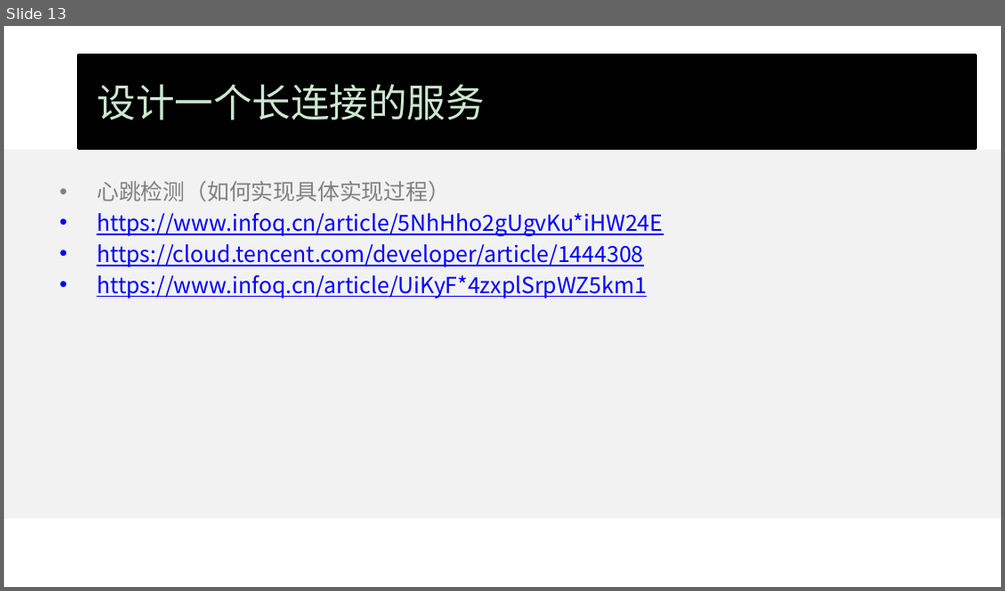
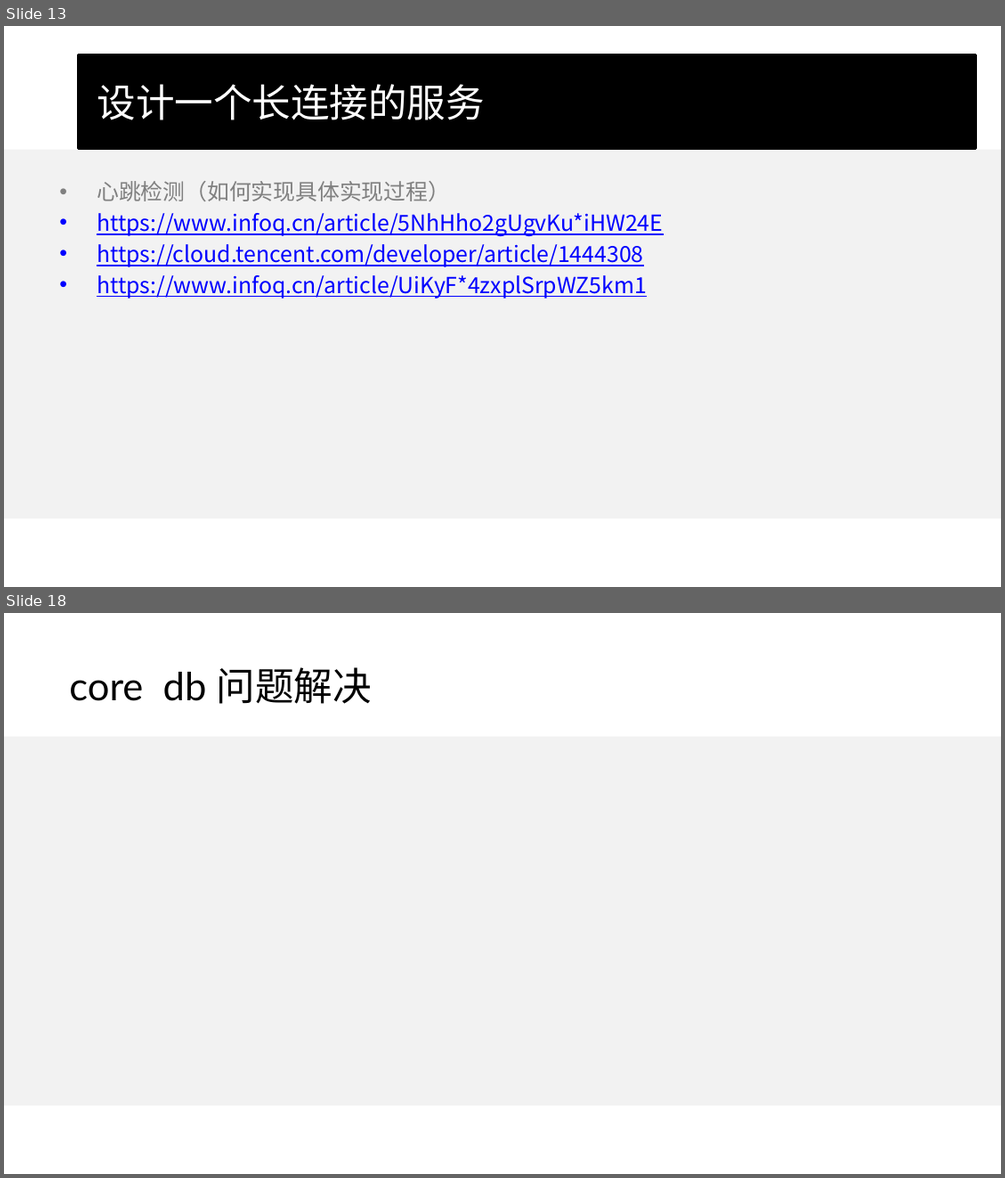
Before and after one commit to wangcy6/weekly, a slide deck: ppt/实战项目.pptx. Shown one above the other, each under a label of ours: slide 13 before the commit, slides 13 and 18 after it; the slides between them are not shown. The pictures are 1005x591 and 1005x1178 pixels, drawn with LibreOffice and Linux fonts; fonts in the diff are those of the drawing; background and template pictures are left out. Boxes give left, top, right and bottom in pixels: in the first picture for what was removed or moved away, otherwise in the second. Text is boxed around its words. In the diff, an @@ line names an element or a change of style, - is before the commit and + after.

```diff
--- a/ppt/实战项目.pptx
+++ b/ppt/实战项目.pptx
@@ slide 18 added at (x1=4, y1=613, x2=1001, y2=1174), background #FFFFFF; not listed: 1 template element that a slide beside it also shows @@
@@ title added at (x1=69, y1=667, x2=372, y2=704), 28 pt, text #000000 @@
+core db 问题解决
@@ slide 13 changed as well @@
@@ background #CCE8CF to #FFFFFF @@
@@ title "设计一个长连接的服务" at (x1=79, y1=54, x2=976, y2=149): text colour #CCE8CF to #FFFFFF @@
```
Also in this commit, not shown: 13 other slides changed, 4 other slides added, 1 slide removed, 5 other files.
